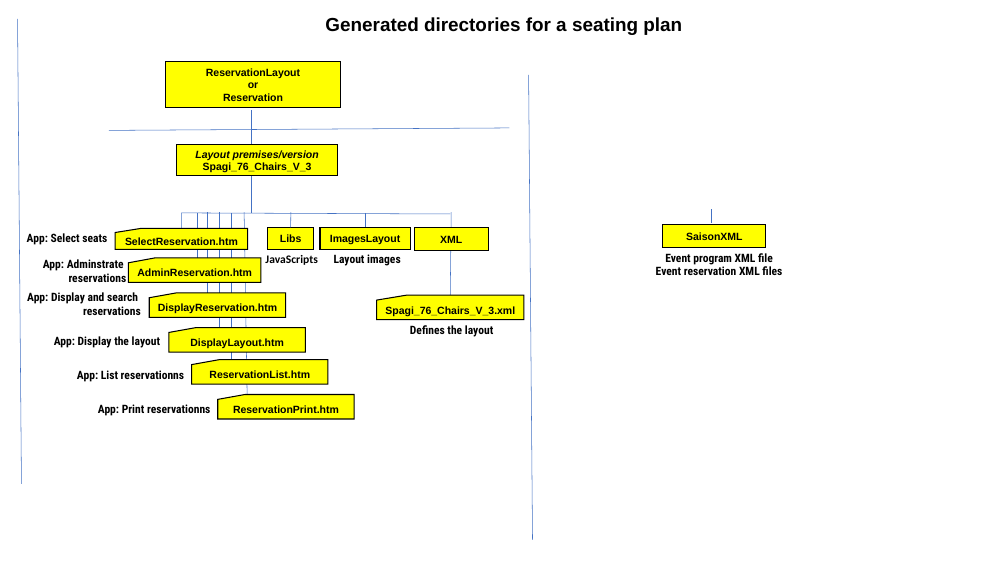
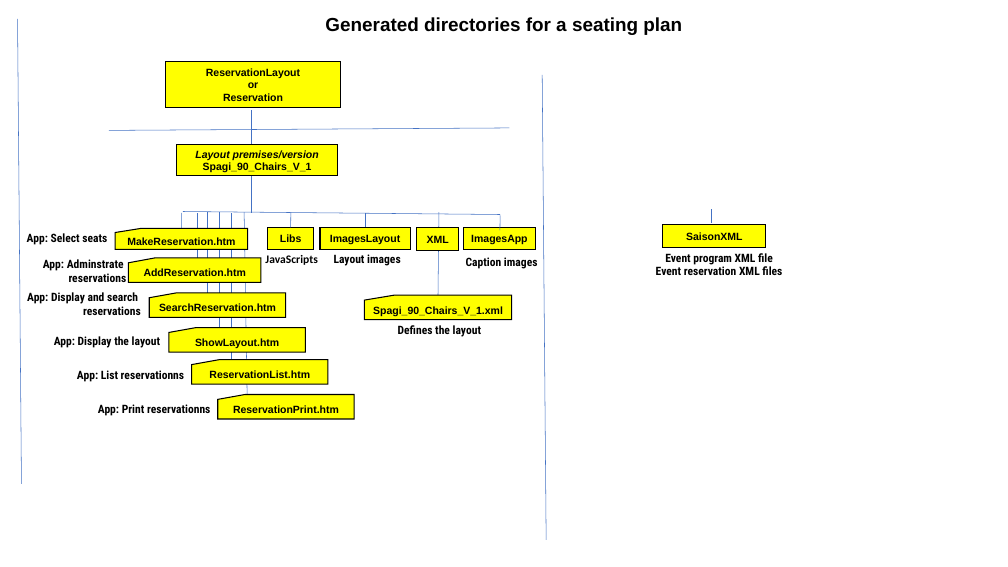
Before and after one commit to JazzLiveAarau/WwwReservationLayout, a slide deck: slide 2 of Description/ResrvationNewLayout.pptx. Drawn at 1008x567 pixels with LibreOffice and Linux fonts; fonts in the diff are those of the drawing. Boxes give left, top, right and bottom in pixels: in the first picture for what was removed or moved away, otherwise in the second. Text is boxed around its words. In the diff, an @@ line names an element or a change of style, - is before the commit and + after.

```diff
--- a/Description/ResrvationNewLayout.pptx
+++ b/Description/ResrvationNewLayout.pptx
@@ line moved from (532, 540) - (529, 75) to (546, 540) - (542, 75) @@
@@ text in rectangle at (203, 162, 312, 173): text changed @@
-Spagi_76_Chairs_V_3
+Spagi_90_Chairs_V_1
@@ text in flow chart punched card at (127, 237, 235, 245): text changed @@
-SelectReservation.htm
+MakeReservation.htm
@@ line moved from (181, 213) - (451, 214) to (183, 212) - (500, 215) @@
@@ rectangle "XML": place and size @@
-rectangle "XML" at (414, 228, 488, 250)
+rectangle "XML" at (417, 228, 458, 250)
@@ rectangle added at (464, 228, 536, 250), fill #FFFF00, outline #000000 1 pt, 10 pt, text #000000, bold @@
+ImagesApp
@@ line added from (500, 231) to (501, 216), #4472C4 0.5 pt @@
@@ text in flow chart punched card at (144, 268, 246, 276): text changed @@
-AdminReservation.htm
+AddReservation.htm
@@ text added at (466, 257, 538, 269), 11 pt, text #000000, bold @@
+Caption images
@@ 1 text, 1 line, 1 flow chart punched card: place and size @@
-1 text, 1 line, 1 flow chart punched card at (377, 212, 524, 337)
+1 text, 1 line, 1 flow chart punched card at (364, 212, 512, 337)
@@ text in flow chart punched card at (159, 303, 276, 311): text changed @@
-DisplayReservation.htm
+SearchReservation.htm
@@ text in flow chart punched card at (373, 306, 503, 317): text changed @@
-Spagi_76_Chairs_V_3.xml
+Spagi_90_Chairs_V_1.xml
@@ text in flow chart punched card at (195, 338, 279, 348): text changed @@
-DisplayLayout.htm
+ShowLayout.htm
```
Also in this commit, not shown: 1 other slide changed, 1 other file.
